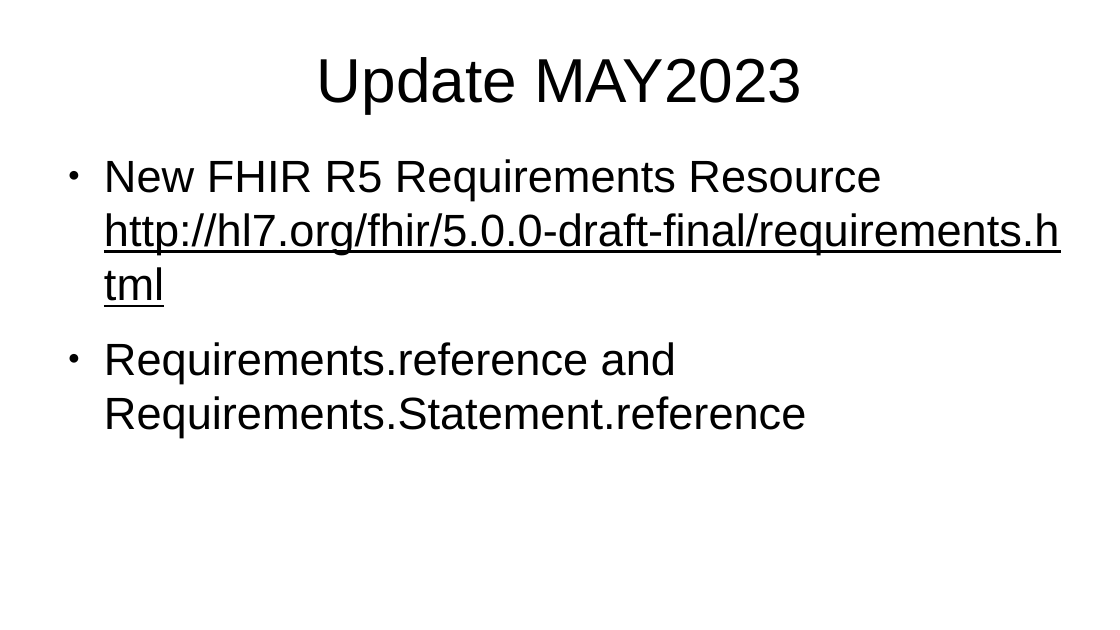
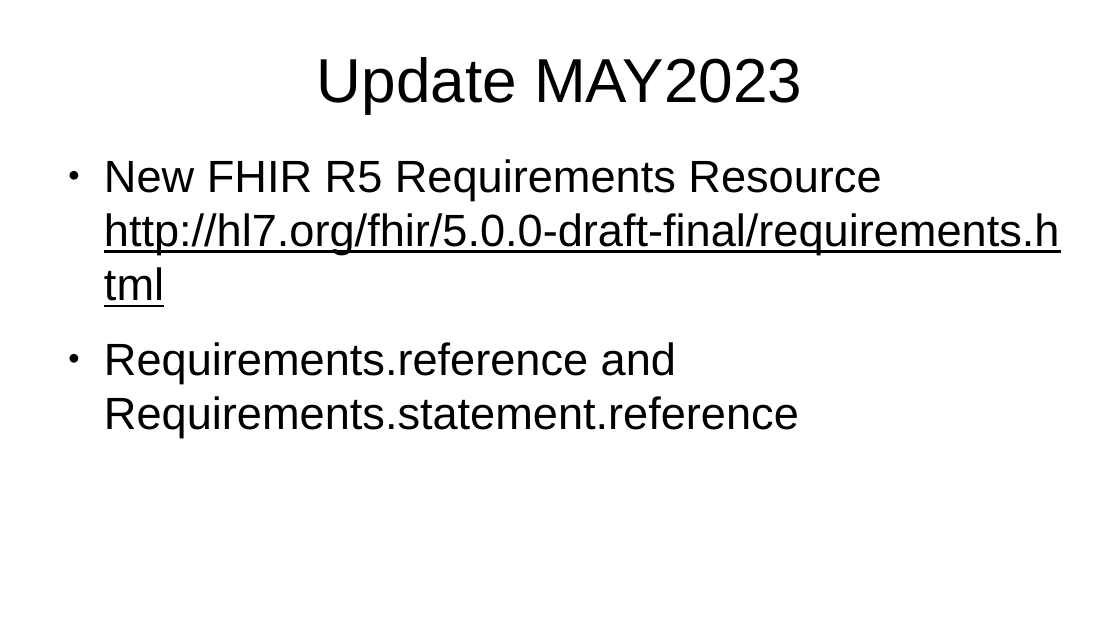
Before and after one commit to HL7/ehrsfm-ig, a slide deck: slide 4 of docs/ehrsfm-tool-fhir_MAY2023.odp (slide 2 before the commit). Drawn at 1120x630 pixels with LibreOffice and Linux fonts; fonts in the diff are those of the drawing. Boxes give left, top, right and bottom in pixels: in the first picture for what was removed or moved away, otherwise in the second. Text is boxed around its words. In the diff, an @@ line names an element or a change of style, - is before the commit and + after.

```diff
--- a/docs/ehrsfm-tool-fhir_MAY2023.odp
+++ b/docs/ehrsfm-tool-fhir_MAY2023.odp
@@ text at [104,342,799,437]: text changed @@
-● Requirements.reference and Requirements.Statement.reference
+● Requirements.reference and Requirements.statement.reference
```
Also in this commit, not shown: 2 slides added, 2 other files.
